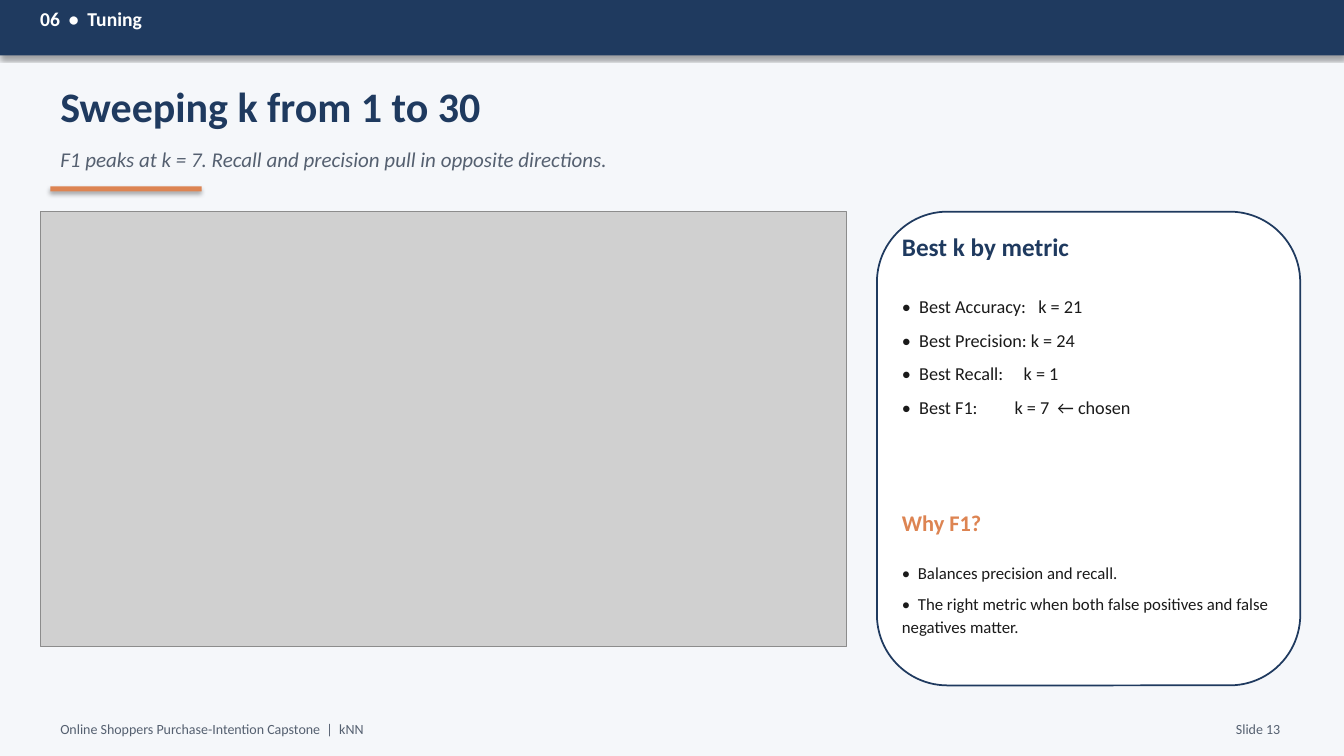
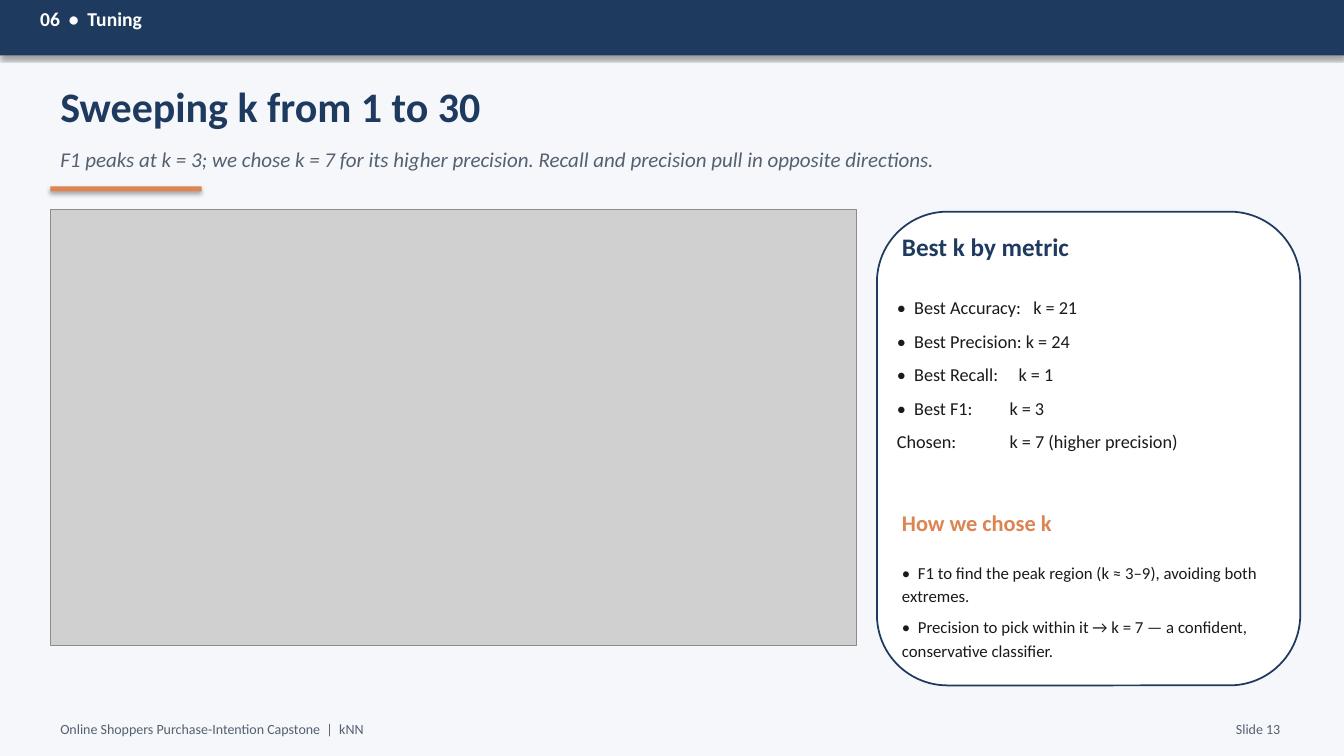
Before and after one commit to RodneeGlenMartin/Capstone-KNN-OnlineShoppers, a slide deck: slide 13 of Capstone_Presentation.pptx. Drawn at 1344x756 pixels with LibreOffice and Linux fonts; fonts in the diff are those of the drawing; grey boxes stand for pictures. Boxes give left, top, right and bottom in pixels: in the first picture for what was removed or moved away, otherwise in the second. Text is boxed around its words. In the diff, an @@ line names an element or a change of style, - is before the commit and + after.

```diff
--- a/Capstone_Presentation.pptx
+++ b/Capstone_Presentation.pptx
@@ text at (60, 152, 933, 171): text changed @@
-F1 peaks at k = 7. Recall and precision pull in opposite directions.
+F1 peaks at k = 3; we chose k = 7 for its higher precision. Recall and precision pull in opposite directions.
@@ picture: place and size @@
-picture at (40, 212, 847, 647)
+picture at (50, 210, 857, 645)
@@ text at (897, 402, 1177, 451): text changed @@
-• Best F1: k = 7 ← chosen
+• Best F1: k = 3
+Chosen: k = 7 (higher precision)
@@ text at (902, 515, 1052, 531): text changed @@
-Why F1?
+How we chose k
@@ text at (902, 567, 1257, 657): text changed @@
-• Balances precision and recall.
-• The right metric when both false positives and false negatives matter.
+• F1 to find the peak region (k ≈ 3–9), avoiding both extremes.
+• Precision to pick within it → k = 7 — a confident, conservative classifier.
```
Also in this commit, not shown: 2 other slides changed, 4 other files.
